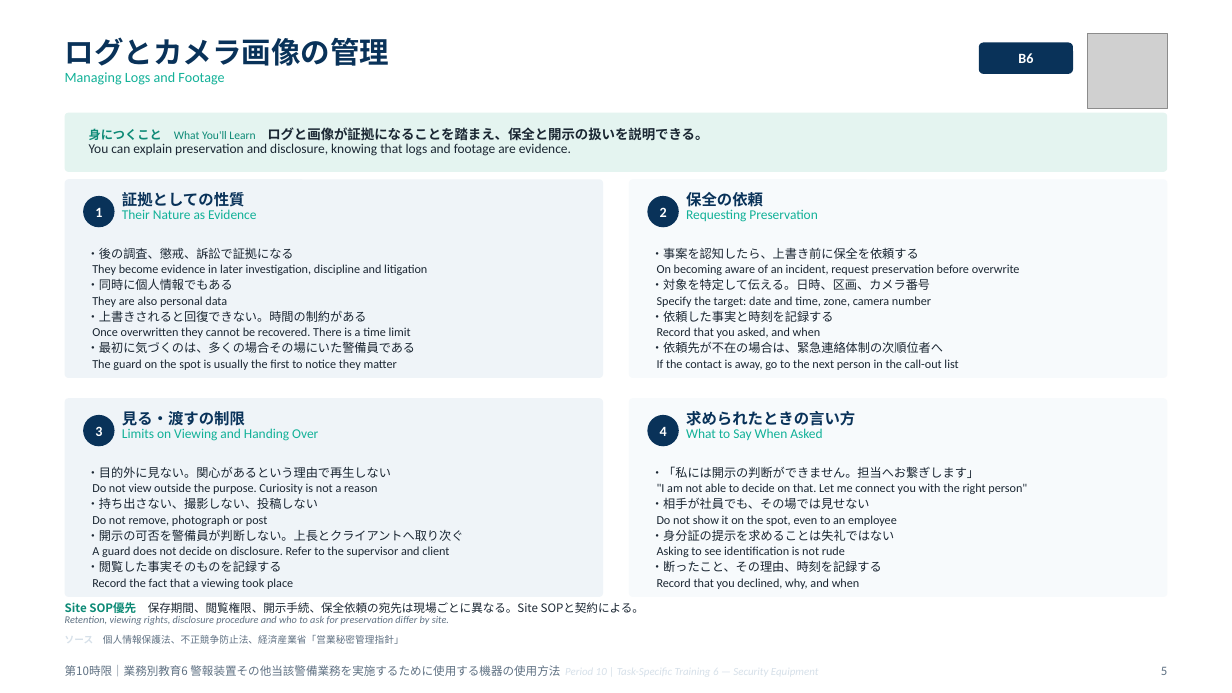
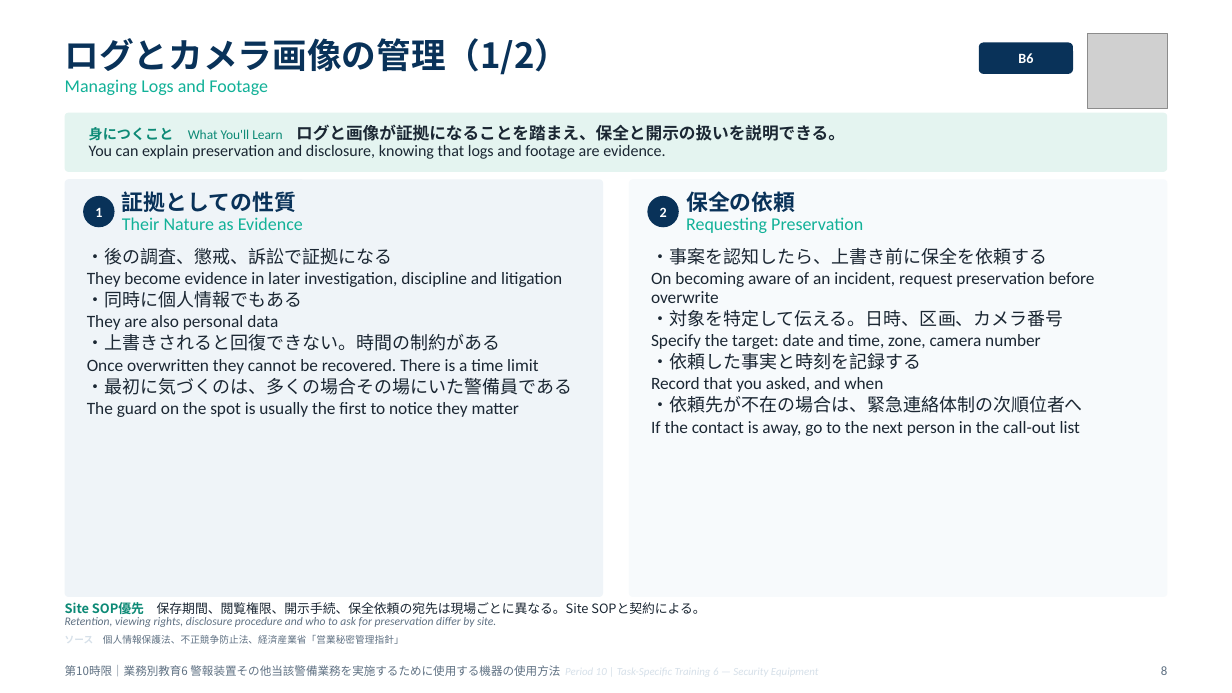
Before and after one commit to hrsmhiroshi-cpu/Training-, a slide deck: slide 8 of decks/06_10限_機器と総括.pptx (slide 5 before the commit). Drawn at 1232x693 pixels with LibreOffice and Linux fonts; fonts in the diff are those of the drawing; grey boxes stand for pictures. Boxes give left, top, right and bottom in pixels: in the first picture for what was removed or moved away, otherwise in the second. Text is boxed around its words. In the diff, an @@ line names an element or a change of style, - is before the commit and + after.

```diff
--- a/decks/06_10限_機器と総括.pptx
+++ b/decks/06_10限_機器と総括.pptx
@@ text at (x1=65, y1=38, x2=570, y2=75): text changed; size 23 to 27 pt @@
-ログとカメラ画像の管理
+ログとカメラ画像の管理（1/2）
@@ text at (x1=65, y1=79, x2=268, y2=95): size 11 to 14 pt in "Managing Logs and Footage" @@
@@ text "身につくこと What You'll Learn ログと画像が証拠になることを踏まえ、保全と開示の扱いを説明できる。" at (x1=89, y1=124, x2=845, y2=159): size 9.5 to 11 pt in "身につくこと"; size 9 to 10.5 pt in "What You'll Learn"; size 10.5 to 13 pt in "ログと画像が証拠になることを踏まえ、保全と開示の扱いを説明できる。"; size 10.5 to 12.5 pt in "You can explain preservation and disclosure, knowing ..." @@
@@ rounded rectangle resized from (x1=65, y1=179, x2=604, y2=378) to (x1=65, y1=179, x2=604, y2=597) @@
@@ rounded rectangle at (x1=65, y1=179, x2=604, y2=597): proportions changed @@
@@ rounded rectangle at (x1=629, y1=179, x2=1168, y2=597): proportions changed @@
@@ rounded rectangle resized from (x1=629, y1=179, x2=1168, y2=378) to (x1=629, y1=179, x2=1168, y2=597) @@
@@ text "証拠としての性質" at (x1=122, y1=191, x2=303, y2=230): size 12 to 17 pt in "証拠としての性質"; size 10.5 to 14 pt in "Their Nature as Evidence" @@
@@ text "保全の依頼" at (x1=686, y1=191, x2=863, y2=233): size 12 to 17 pt in "保全の依頼"; size 10.5 to 14 pt in "Requesting Preservation" @@
@@ text "・後の調査、懲戒、訴訟で証拠になる" at (x1=87, y1=248, x2=573, y2=417): size 9.5 to 14 pt in "・後の調査、懲戒、訴訟で証拠になる", "・同時に個人情報でもある", "・上書きされると回復できない。時間の制約がある", "・最初に気づくのは、多くの場合その場にいた警備員である"; size 9.5 to 13.5 pt in "They become evidence in later investigation, discipline ...", "They are also personal data", "Once overwritten they cannot be recovered. There ...", "The guard on the spot is usually ..." @@
@@ text "・事案を認知したら、上書き前に保全を依頼する" at (x1=651, y1=248, x2=1095, y2=436): size 9.5 to 14 pt in "・事案を認知したら、上書き前に保全を依頼する", "・対象を特定して伝える。日時、区画、カメラ番号", "・依頼した事実と時刻を記録する", "・依頼先が不在の場合は、緊急連絡体制の次順位者へ"; size 9.5 to 13.5 pt in "On becoming aware of an incident, request ...", "Specify the target: date and time, zone, ...", "Record that you asked, and when", "If the contact is away, go to ..." @@
@@ rounded rectangle removed at (x1=65, y1=398, x2=604, y2=597) @@
@@ ellipse removed at (x1=83, y1=415, x2=115, y2=446) @@
@@ text removed at (x1=122, y1=411, x2=318, y2=441) @@
-見る・渡すの制限
-Limits on Viewing and Handing Over
@@ rounded rectangle removed at (x1=629, y1=398, x2=1168, y2=597) @@
@@ ellipse removed at (x1=648, y1=415, x2=679, y2=446) @@
@@ text removed at (x1=686, y1=411, x2=855, y2=440) @@
-求められたときの言い方
-What to Say When Asked
@@ text removed at (x1=95, y1=426, x2=102, y2=436) @@
-3
@@ text removed at (x1=660, y1=427, x2=667, y2=436) @@
-4
@@ text removed at (x1=87, y1=466, x2=464, y2=589) @@
-・目的外に見ない。関心があるという理由で再生しない
-Do not view outside the purpose. Curiosity is not a reason
-・持ち出さない、撮影しない、投稿しない
-Do not remove, photograph or post
-・開示の可否を警備員が判断しない。上長とクライアントへ取り次ぐ
-A guard does not decide on disclosure. Refer to the supervisor and client
-・閲覧した事実そのものを記録する
-Record the fact that a viewing took place
@@ text removed at (x1=651, y1=466, x2=1027, y2=589) @@
-・「私には開示の判断ができません。担当へお繋ぎします」
-"I am not able to decide on that. Let me connect you with the right person"
-・相手が社員でも、その場では見せない
-Do not show it on the spot, even to an employee
-・身分証の提示を求めることは失礼ではない
-Asking to see identification is not rude
-・断ったこと、その理由、時刻を記録する
-Record that you declined, why, and when
@@ text "Site SOP優先 保存期間、閲覧権限、開示手続、保全依頼の宛先は現場ごとに異なる。Site SOPと契約による。" at (x1=65, y1=602, x2=705, y2=627): size 9 to 10 pt in "Site SOP優先 保存期間、閲覧権限、開示手続、保全依頼の宛先は現場ごとに異なる。Site SOPと契約による。"; size 8 to 9 pt in "Retention, viewing rights, disclosure procedure and who ..." @@
@@ text at (x1=1161, y1=666, x2=1167, y2=675): text changed @@
-5
+8
```
Also in this commit, not shown: 12 other slides changed, 4 slides added, 7 other files.
